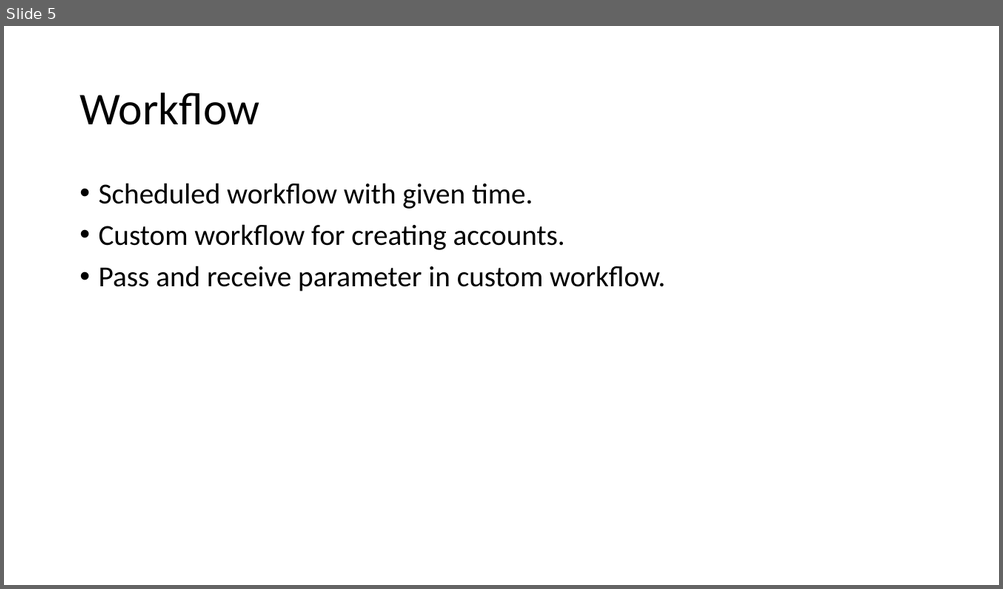
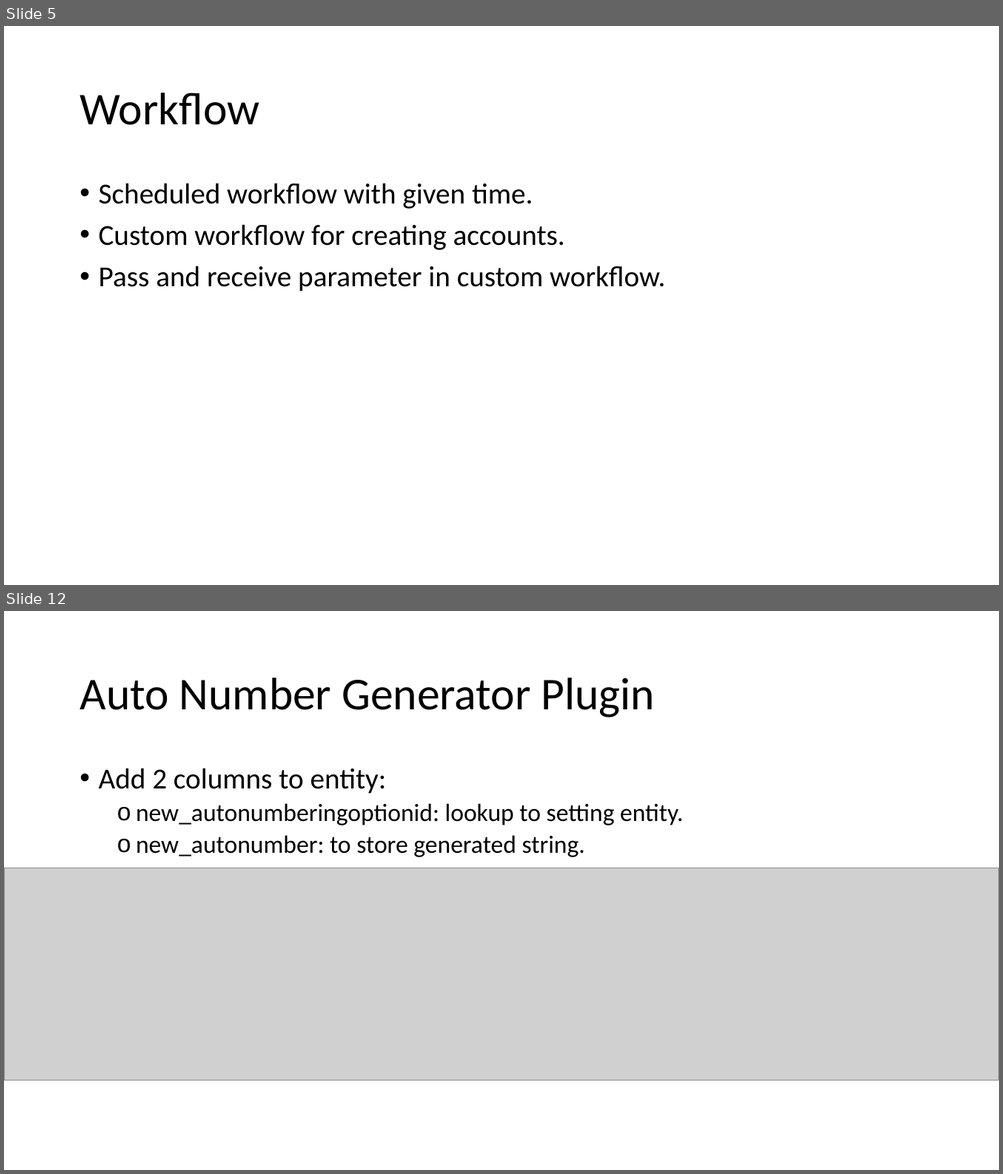
Before and after one commit to hevilhuy/Reports, a slide deck: Document/Report 3.pptx. Shown one above the other, each under a label of ours: slide 5 before the commit, slides 5 and 12 after it; the slides between them are not shown. The pictures are 1003x589 and 1003x1174 pixels, drawn with LibreOffice and Linux fonts; fonts in the diff are those of the drawing; grey boxes stand for pictures. Boxes give left, top, right and bottom in pixels: in the first picture for what was removed or moved away, otherwise in the second. Text is boxed around its words. In the diff, an @@ line names an element or a change of style, - is before the commit and + after.

```diff
--- a/Document/Report 3.pptx
+++ b/Document/Report 3.pptx
@@ slide 12 added at [4, 611, 999, 1170], background #FFFFFF @@
@@ title added at [79, 678, 655, 718], 44 pt, text #000000 @@
+Auto Number Generator Plugin
@@ text added at [99, 768, 683, 857], 24 pt, text #000000 @@
+• Add 2 columns to entity:
+  o new_autonumberingoptionid: lookup to setting entity.
+  o new_autonumber: to store generated string.
@@ picture added at [4, 868, 999, 1080] @@
```
Also in this commit, not shown: 2 slides changed, 9 other slides added, 2 other files.
